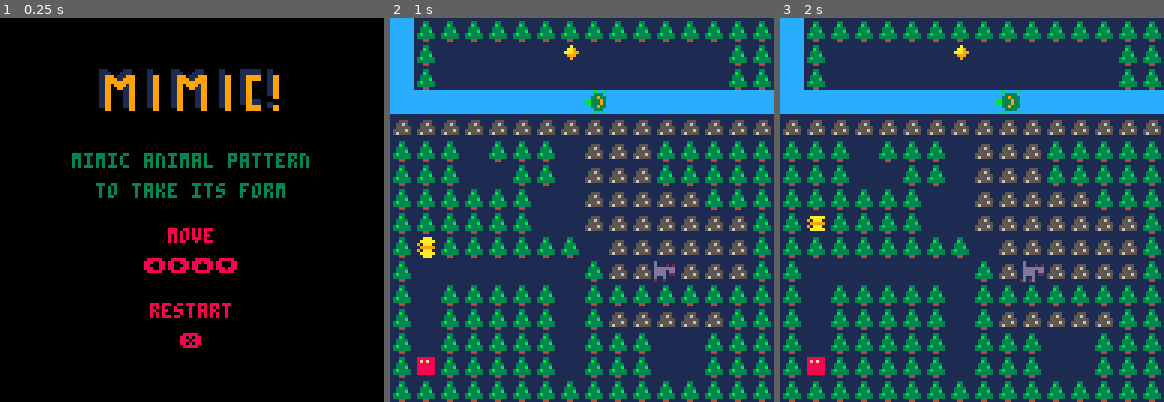
Above: before the commit, frames 1-3 (left to right).
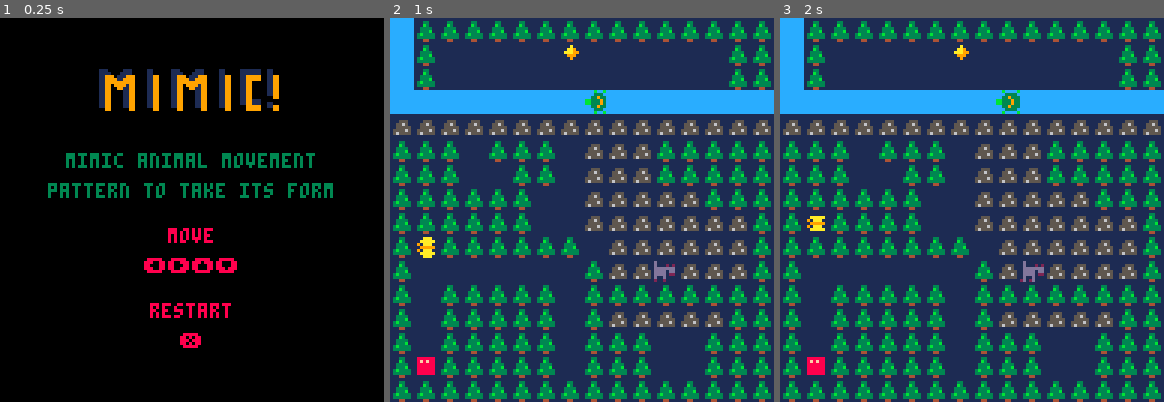
Above: after the commit, the same moments.

Repository: sourencho/mimic
Game: PICO-8 cartridge mimic.p8
The game is run twice, just before and just after one commit, with the same random seed, the same clock (stepped at 60 frames per second) and the same inputs.
Inputs:
- Up to frame 1 (0.25 s): no input
- Up to frame 2 (1 s): tap X (X key) at 0.33 s
- Up to frame 3 (2 s): tap X (X key) at 1.07, 1.85 s; hold Right from 1.6 s (still down)

The runs differ from the first frame. In frame 1, 2.3% of the frame differs, in the area x 12-87%, y 35-47%; in frame 2, nothing differs; in frame 3, nothing differs.

Commit message:
Update instructions and readme

Diff:
--- a/mimic.p8
+++ b/mimic.p8
@@ -8,8 +8,8 @@
 player_spr_offset = 32
 splash = true
 won = false
-splash_inst_1 = "mimic animal pattern"
-splash_inst_2 = "to take its form"
+splash_inst_1 = "mimic animal movement"
+splash_inst_2 = "pattern to take its form"
 splash_keys_1 = "move"
 splash_keys_2 = "\139\145\148\131"
 splash_keys_3 = "restart"
Not shown, changed: README.md
Not shown, changed: export/mimic.html
Not shown, changed: export/mimic.js
Not shown, added: export/mimic.p8.png
Not shown, added: images/demo4.gif
Not shown, changed: images/splash.png
